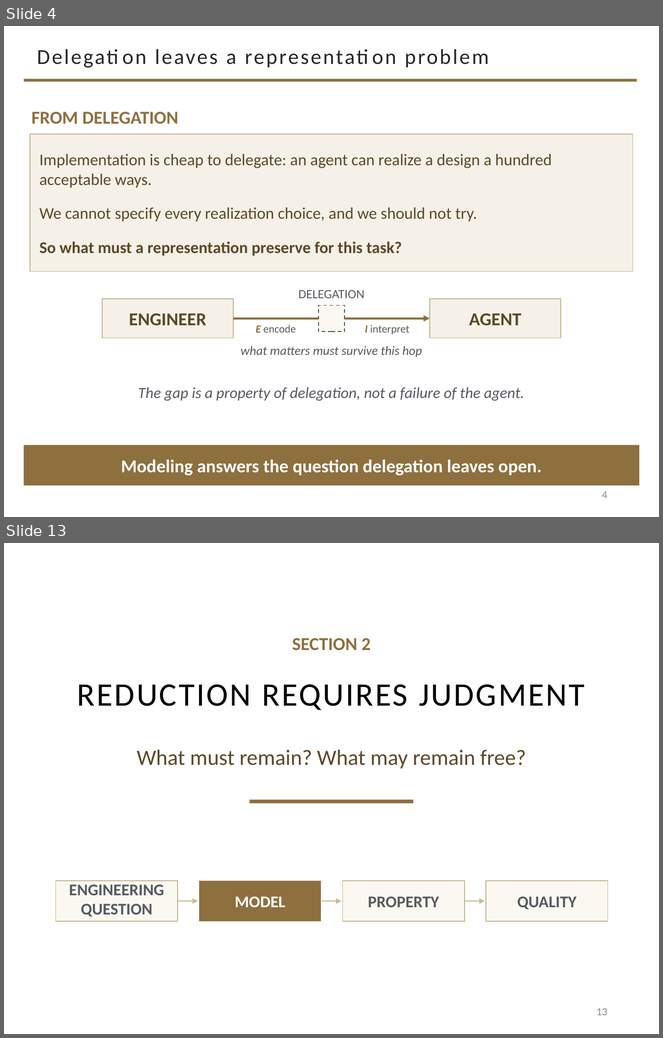
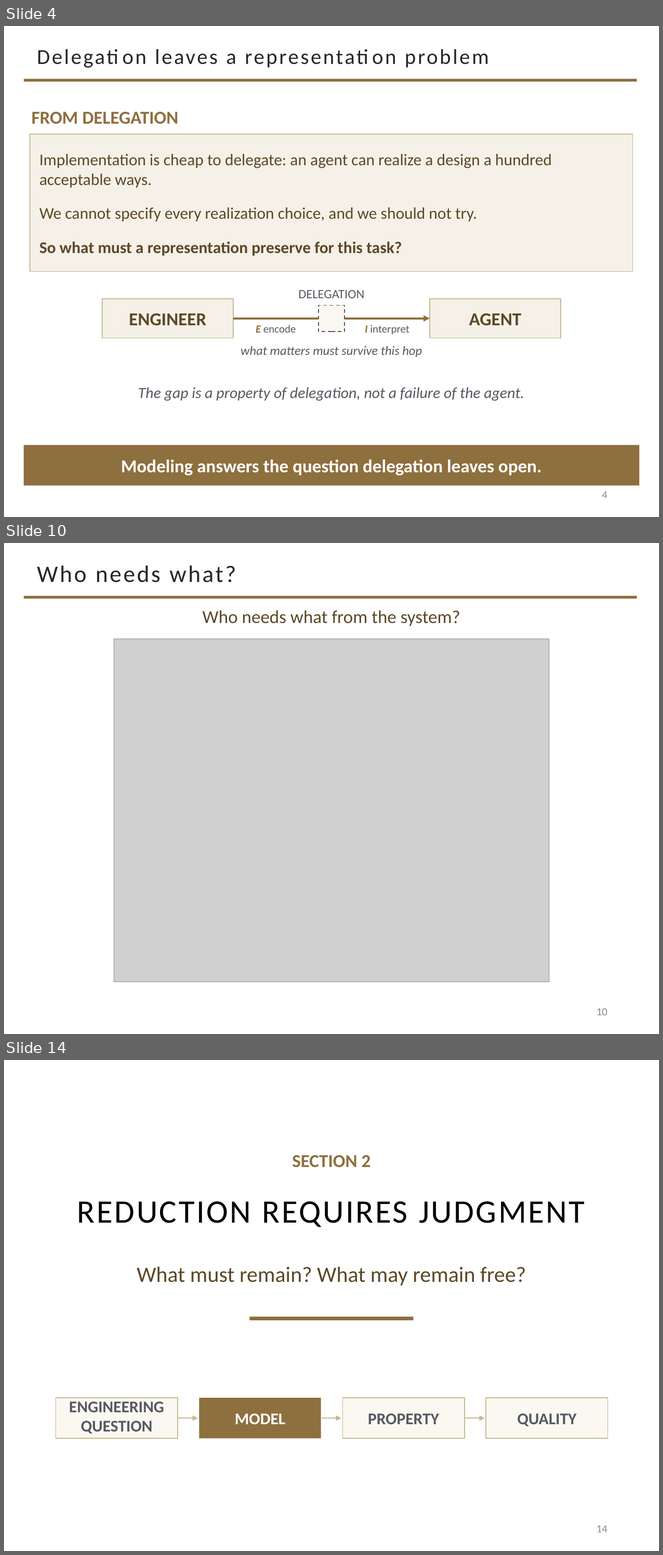
Before and after one commit to davisjam/model-based-agentic-software-engineering, a slide deck: course/lectures/act-2-delegation-and-control/02-modeling/2-2-Modeling-1-Purposeful-Reduction.pptx. Shown one above the other, each under a label of ours: slides 4 and 13 before the commit, slides 4, 10 and 14 after it; the slides between them are not shown. The pictures are 663x1038 and 663x1555 pixels, drawn with LibreOffice and Linux fonts; fonts in the diff are those of the drawing; grey boxes stand for pictures; background and template pictures are left out. Boxes give left, top, right and bottom in pixels: in the first picture for what was removed or moved away, otherwise in the second. Text is boxed around its words. In the diff, an @@ line names an element or a change of style, - is before the commit and + after.

```diff
--- a/course/lectures/act-2-delegation-and-control/02-modeling/2-2-Modeling-1-Purposeful-Reduction.pptx
+++ b/course/lectures/act-2-delegation-and-control/02-modeling/2-2-Modeling-1-Purposeful-Reduction.pptx
@@ slide 10 added at bbox=[4, 543, 659, 1034], background #FFFFFF; not listed: 1 template element that a slide beside it also shows @@
@@ title added at bbox=[37, 565, 236, 583], 26 pt, text #262626 @@
+Who needs what?
@@ text added at bbox=[203, 610, 461, 626], 20 pt, text #5C4826 @@
+Who needs what from the system?
@@ picture added at bbox=[114, 639, 550, 982] @@
@@ page number added at bbox=[597, 1008, 608, 1016], 12 pt, text #8C8C8C @@
+10
@@ what was slide 13 is now slide 14 @@
@@ page number at bbox=[597, 1525, 608, 1533]: text changed @@
-13
+14
```
Also in this commit, not shown: 2 slides changed, 6 other slides added, 6 slides removed, 1 other file.
